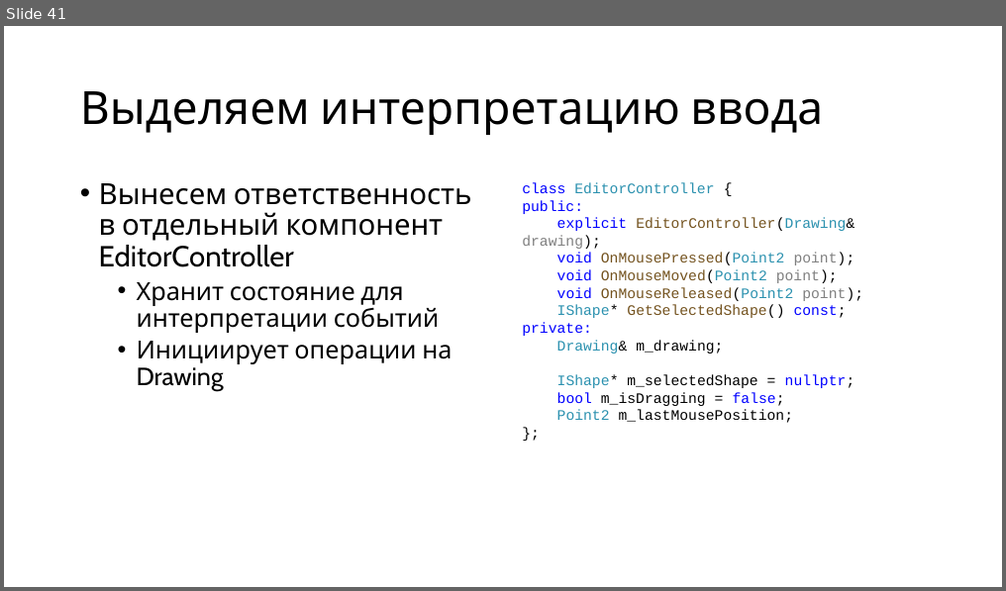
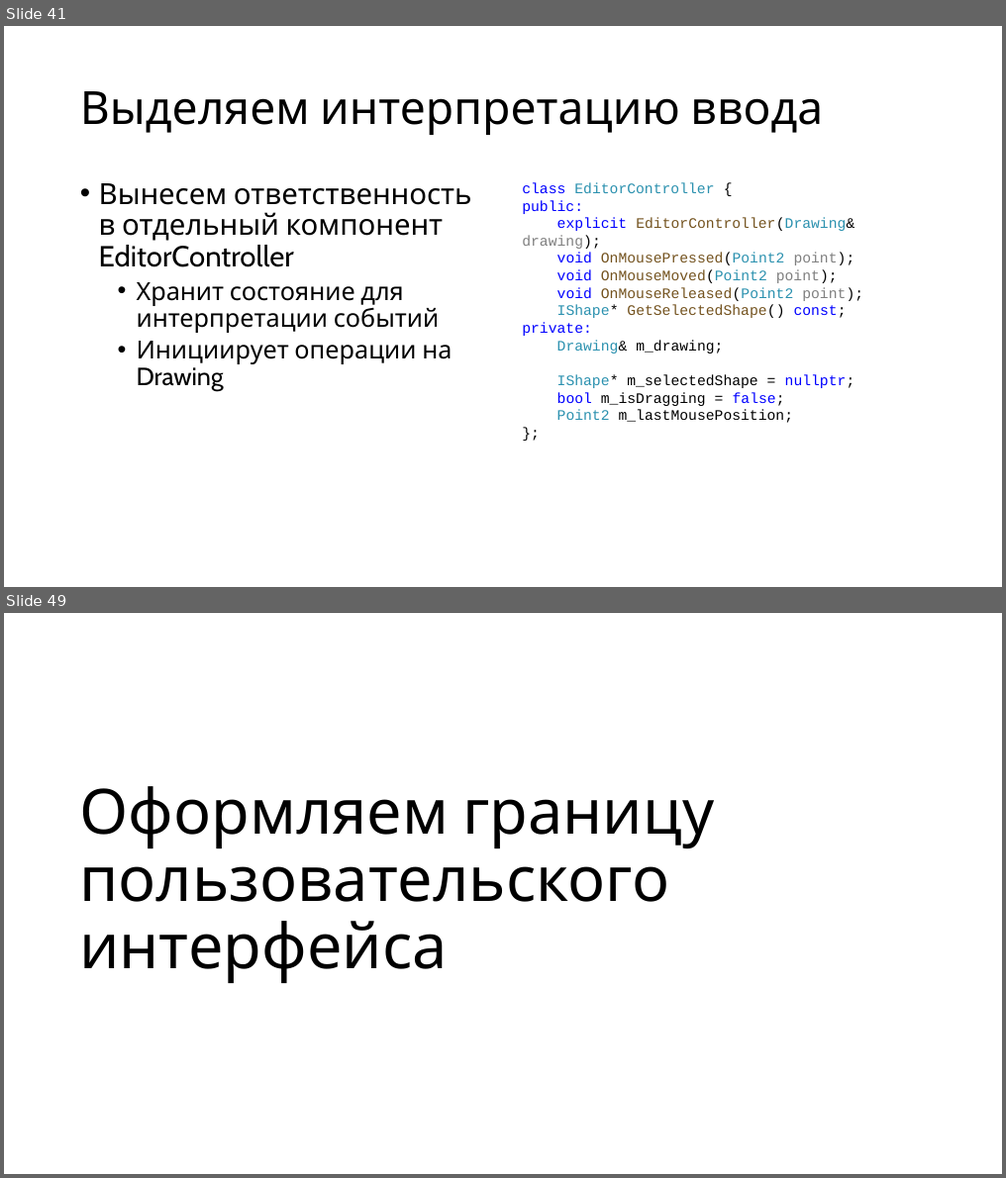
Before and after one commit to alexey-malov/ood, a slide deck: lectures/new/03. gui-app-design/gui-app-design.pptx. Shown one above the other, each under a label of ours: slide 41 before the commit, slides 41 and 49 after it; the slides between them are not shown. The pictures are 1006x591 and 1006x1178 pixels, drawn with LibreOffice and Linux fonts; fonts in the diff are those of the drawing. Boxes give left, top, right and bottom in pixels: in the first picture for what was removed or moved away, otherwise in the second. Text is boxed around its words. In the diff, an @@ line names an element or a change of style, - is before the commit and + after.

```diff
--- a/lectures/new/03. gui-app-design/gui-app-design.pptx
+++ b/lectures/new/03. gui-app-design/gui-app-design.pptx
@@ slide 49 added at <box>4,613,1002,1174</box>, background #FFFFFF @@
@@ title added at <box>79,786,714,983</box>, 60 pt, text #000000 @@
+Оформляем границу пользовательского интерфейса
```
Also in this commit, not shown: 2 slides changed, 35 other slides added, 4 slides removed, 6 other files.
